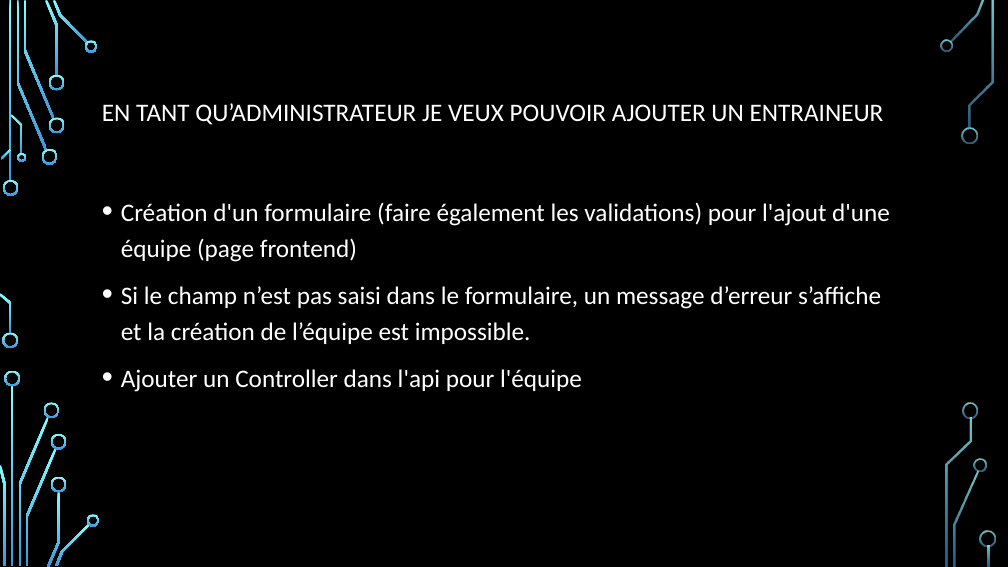
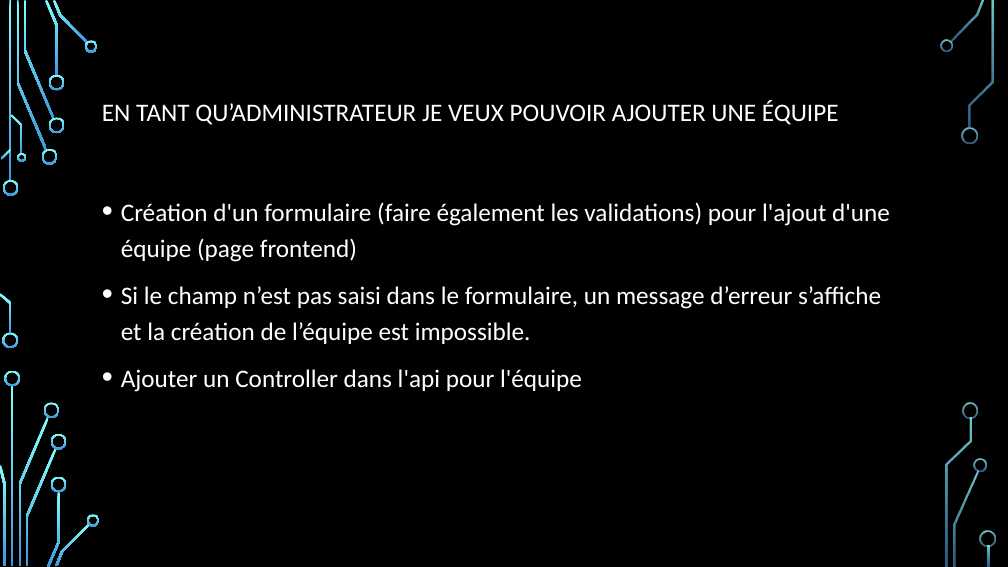
Before and after one commit to DFC-Informatique-Cegep-de-Sainte-Foy/GestionEquipesSportives, a slide deck: slide 7 of Documentation/Revue 2/Presentation_Revue_2.pptx. Drawn at 1008x567 pixels with LibreOffice and Linux fonts; fonts in the diff are those of the drawing; background and template pictures are left out. Boxes give left, top, right and bottom in pixels: in the first picture for what was removed or moved away, otherwise in the second. Text is boxed around its words. In the diff, an @@ line names an element or a change of style, - is before the commit and + after.

```diff
--- a/Documentation/Revue 2/Presentation_Revue_2.pptx
+++ b/Documentation/Revue 2/Presentation_Revue_2.pptx
@@ title at [102, 100, 839, 125]: text changed @@
-EN TANT QU’ADMINISTRATEUR JE VEUX POUVOIR AJOUTER UN ENTRAINEUR
+EN TANT QU’ADMINISTRATEUR JE VEUX POUVOIR AJOUTER UNE ÉQUIPE
```
Also in this commit, not shown: 7 other slides changed, 4 slides added, 2 slides removed, 2 other files.
